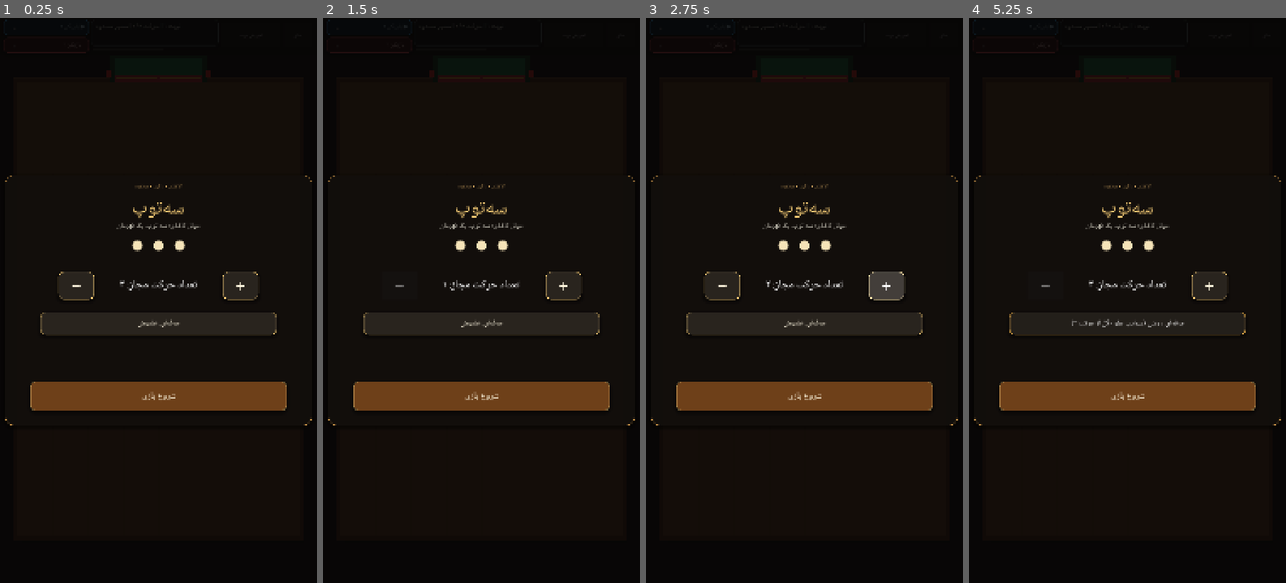
Above: before the commit, frames 1-4 (left to right).
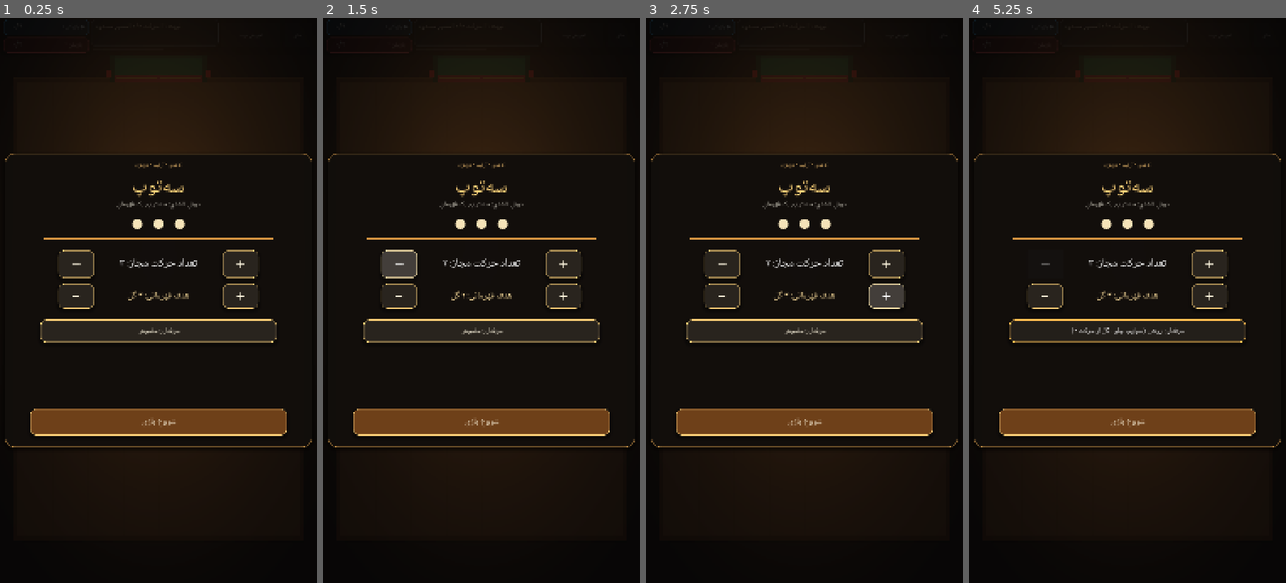
Above: after the commit, the same moments.

Repository: LifeLover-7/se-toop
Game: Godot game, scene res://main.tscn
Two runs of this game, one before a commit and one after it. Both use one fixed random seed, a clock stepped at 60 frames per second and the inputs below.
Inputs:
- Up to frame 1 (0.25 s): no input
- Up to frame 2 (1.5 s): click "−" at 0.5 s; click "−" at 1.25 s
- Up to frame 3 (2.75 s): click "+" at 2 s
- Up to frame 4 (5.25 s): click "+" at 2.75 s; click "تعویض نوبت" at 3.5 s; click "منو" at 4.25 s; click "حرفه‌ای: خاموش" at 5 s

The runs differ from the first frame. In frame 1, 12% of the frame differs, in the area x 1-99%, y 18-76%; in frame 2, 13%; in frame 3, 13%; in frame 4, 12%.

Commit message:
Polish Android controls, goal physics, and match settings
Co-authored-by: arena-agent <297053741+arena-agent@users.noreply.github.com>

Diff:
--- a/ci/native_pass_smoke.gd
+++ b/ci/native_pass_smoke.gd
@@ -51,5 +51,35 @@
 		push_error(failure)
 		quit(1)
 		return
-	print("Native Godot gap-pass smoke test passed: 200px spacing, no foul, one move consumed.")
+	var failures: Array[String] = []
+	if game.get_node_or_null("GoalBackstop") == null:
+		failures.append("Goal tunnel has no physical backstop")
+	game.winning_score = 2
+	game.scores[0] = 1
+	game._update_hud()
+	if game.p1_score_value.text != "۱/۲":
+		failures.append("Configurable score target is missing from the scoreboard")
+	game._finish_shot(3)
+	if game.state != 5:
+		failures.append("Match did not end at the configured score target")
+	game._handle_back_request()
+	if game.state != 0 or not game.menu_overlay.visible:
+		failures.append("Back request did not return to the game menu")
+	game._set_gate(true, true)
+	var goal_probe: RigidBody2D = game.balls[0]
+	goal_probe.global_position = Vector2(540, 180)
+	PhysicsServer2D.body_set_state(
+		goal_probe.get_rid(), PhysicsServer2D.BODY_STATE_TRANSFORM, goal_probe.global_transform)
+	goal_probe.linear_velocity = Vector2(0, -600)
+	goal_probe.sleeping = false
+	for _frame in range(20):
+		await physics_frame
+	if goal_probe.linear_velocity.y <= 0:
+		failures.append("Ball passed through the goal backstop instead of bouncing")
+	if not failures.is_empty():
+		for failure_message in failures:
+			push_error(failure_message)
+		quit(1)
+		return
+	print("Native smoke tests passed: pass, goal bounce, score target, and back navigation.")
 	quit(0)
--- a/main.gd
+++ b/main.gd
@@ -17,7 +17,9 @@
 const IMPULSE_MULTIPLIER := 10.0
 const STOP_SPEED_THRESHOLD := 12.0
 const LINEAR_DAMP := 2.0
-const WINNING_SCORE := 3
+const DEFAULT_WINNING_SCORE := 3
+const MIN_WINNING_SCORE := 1
+const MAX_WINNING_SCORE := 15
 const DEFAULT_MOVES_PER_TURN := 3
 const MIN_MOVES_PER_TURN := 1
 const MAX_MOVES_PER_TURN := 9
@@ -62,6 +64,7 @@
 var moves_per_turn := DEFAULT_MOVES_PER_TURN
 var configured_moves := DEFAULT_MOVES_PER_TURN
 var moves_left := DEFAULT_MOVES_PER_TURN
+var winning_score := DEFAULT_WINNING_SCORE
 var professional_mode := false
 
 # ---------------------------------------------------------------- نودها
@@ -114,6 +117,10 @@
 var move_count_label: Label
 var moves_down_button: Button
 var moves_up_button: Button
+var score_target_label: Label
+var score_down_button: Button
+var score_up_button: Button
+var exit_confirmation: ConfirmationDialog
 var start_game_button: Button
 var menu_button: Button
 var p1_score_label: Label
@@ -135,6 +142,7 @@
 # ---------------------------------------------------------------- چرخهٔ عمر
 func _ready() -> void:
 	randomize()
+	_load_winning_score()
 	_setup_camera()
 	_setup_audio()
 	_build_environment()
@@ -180,7 +188,7 @@
 	var labels: Array[Label] = [p1_score_label, p2_score_label, p1_score_value,
 		p2_score_value, turn_info_label, status_label, banner_label, toast_label,
 		menu_kicker, menu_title, menu_hint, menu_emblem, move_count_label,
-		tutorial_title, tutorial_text, tutorial_guide_demo]
+		score_target_label, tutorial_title, tutorial_text, tutorial_guide_demo]
 	for lbl in labels:
 		if lbl != null:
 			lbl.add_theme_font_override("font", sys_font)
@@ -190,6 +198,9 @@
 	moves_up_button.add_theme_font_override("font", sys_font)
 	start_game_button.add_theme_font_override("font", sys_font)
 	professional_button.add_theme_font_override("font", sys_font)
+	score_down_button.add_theme_font_override("font", sys_font)
+	score_up_button.add_theme_font_override("font", sys_font)
+	exit_confirmation.add_theme_font_override("font", sys_font)
 	tutorial_continue_button.add_theme_font_override("font", sys_font)
 
 func _setup_audio() -> void:
@@ -315,9 +326,14 @@
 	_add_wall(Vector2((left + right) * 0.5, bottom + t * 0.5), Vector2(right - left + t * 2.0, t))
 	_add_wall(Vector2((left + mouth_l) * 0.5, top - t * 0.5), Vector2(mouth_l - left + t, t))
 	_add_wall(Vector2((mouth_r + right) * 0.5, top - t * 0.5), Vector2(right - mouth_r + t, t))
-
-func _add_wall(center: Vector2, size: Vector2) -> void:
+	# دیوارهٔ پشتی تور؛ توپ بعد از گل از قاب دروازه خارج نمی‌شود.
+	_add_wall(Vector2(GOAL_RECT.get_center().x, GOAL_RECT.position.y - t * 0.5),
+		Vector2(GOAL_RECT.size.x, t), "GoalBackstop")
+
+func _add_wall(center: Vector2, size: Vector2, node_name: String = "") -> void:
 	var wall := StaticBody2D.new()
+	if node_name != "":
+		wall.name = node_name
 	wall.position = center
 	var col := CollisionShape2D.new()
 	var shape := RectangleShape2D.new()
@@ -346,6 +362,8 @@
 	_rect(GOAL_RECT.position - Vector2(16, 16), GOAL_RECT.size + Vector2(32, 18),
 		Color(0.07, 0.24, 0.15))
 	_rect(GOAL_RECT.position, GOAL_RECT.size, Color(0.11, 0.50, 0.29))
+	_rect(Vector2(GOAL_RECT.position.x, GOAL_RECT.position.y - WALL_THICKNESS),
+		Vector2(GOAL_RECT.size.x, WALL_THICKNESS), Color(0.13, 0.34, 0.23))
 
 	gate_led_left = _rect(Vector2(GOAL_RECT.position.x - 30, GOAL_RECT.position.y + 40),
 		Vector2(20, 20), Color(1.0, 0.15, 0.15))
@@ -555,6 +573,24 @@
 	menu_overlay.color = Color(0.025, 0.02, 0.018, 0.88)
 	menu_overlay.mouse_filter = Control.MOUSE_FILTER_STOP
 	hud_root.add_child(menu_overlay)
+	var glow_gradient := Gradient.new()
+	glow_gradient.colors = PackedColorArray([
+		Color(0.58, 0.34, 0.13, 0.42), Color(0.10, 0.07, 0.05, 0.0)
+	])
+	var glow_texture := GradientTexture2D.new()
+	glow_texture.gradient = glow_gradient
+	glow_texture.width = 512
+	glow_texture.height = 512
+	glow_texture.fill = GradientTexture2D.FILL_RADIAL
+	glow_texture.fill_from = Vector2(0.5, 0.42)
+	glow_texture.fill_to = Vector2(0.95, 0.95)
+	var glow_rect := TextureRect.new()
+	glow_rect.texture = glow_texture
+	glow_rect.expand_mode = TextureRect.EXPAND_IGNORE_SIZE
+	glow_rect.stretch_mode = TextureRect.STRETCH_SCALE
+	glow_rect.set_anchors_and_offsets_preset(Control.PRESET_FULL_RECT)
+	glow_rect.mouse_filter = Control.MOUSE_FILTER_IGNORE
+	menu_overlay.add_child(glow_rect)
 	menu_panel = Panel.new()
 	menu_panel.mouse_filter = Control.MOUSE_FILTER_STOP
 	menu_panel.add_theme_stylebox_override("panel", _panel_style(
@@ -582,6 +618,12 @@
 	moves_down_button.pressed.connect(_change_configured_moves.bind(-1))
 	moves_up_button = _new_button(menu_panel, "+")
 	moves_up_button.pressed.connect(_change_configured_moves.bind(1))
+	score_target_label = _label(menu_panel, Vector2.ZERO, 26, Color(1.0, 0.88, 0.62))
+	score_target_label.horizontal_alignment = HORIZONTAL_ALIGNMENT_CENTER
+	score_down_button = _new_button(menu_panel, "−")
+	score_down_button.pressed.connect(_change_winning_score.bind(-1))
+	score_up_button = _new_button(menu_panel, "+")
+	score_up_button.pressed.connect(_change_winning_score.bind(1))
 	professional_button = _new_button(menu_panel, "حرفه‌ای: خاموش")
 	professional_button.toggle_mode = true
 	professional_button.toggled.connect(_on_professional_toggled)
@@ -590,7 +632,17 @@
 	_style_button(professional_button, Color(0.16, 0.14, 0.12, 1.0))
 	_style_button(moves_down_button, Color(0.16, 0.14, 0.12, 1.0))
 	_style_button(moves_up_button, Color(0.16, 0.14, 0.12, 1.0))
+	_style_button(score_down_button, Color(0.16, 0.14, 0.12, 1.0))
+	_style_button(score_up_button, Color(0.16, 0.14, 0.12, 1.0))
 	start_game_button.pressed.connect(_on_start_game_pressed)
+
+	exit_confirmation = ConfirmationDialog.new()
+	exit_confirmation.title = "خروج از بازی؟"
+	exit_confirmation.dialog_text = "می‌خواهید از سه‌توپ خارج شوید؟"
+	exit_confirmation.ok_button_text = "خروج"
+	exit_confirmation.confirmed.connect(_on_exit_confirmed)
+	add_child(exit_confirmation)
+	exit_confirmation.get_cancel_button().text = "ماندن"
 
 	tutorial_overlay = ColorRect.new()
 	tutorial_overlay.color = Color(0.025, 0.02, 0.018, 0.92)
@@ -685,14 +737,14 @@
 		score_card_p1.size = Vector2(278, 44) * scale_ui
 		score_card_p2.position = origin + Vector2(16, 61) * scale_ui
 		score_card_p2.size = Vector2(278, 44) * scale_ui
-		_layout_label(p1_score_value, Rect2(origin + Vector2(24, 5) * scale_ui,
-			Vector2(48, 42) * scale_ui), roundi(31 * scale_ui))
-		_layout_label(p2_score_value, Rect2(origin + Vector2(24, 60) * scale_ui,
-			Vector2(48, 42) * scale_ui), roundi(31 * scale_ui))
-		_layout_label(p1_score_label, Rect2(origin + Vector2(78, 5) * scale_ui,
-			Vector2(205, 42) * scale_ui), roundi(19 * scale_ui))
-		_layout_label(p2_score_label, Rect2(origin + Vector2(78, 60) * scale_ui,
-			Vector2(205, 42) * scale_ui), roundi(19 * scale_ui))
+		_layout_label(p1_score_value, Rect2(origin + Vector2(22, 5) * scale_ui,
+			Vector2(76, 42) * scale_ui), roundi(26 * scale_ui))
+		_layout_label(p2_score_value, Rect2(origin + Vector2(22, 60) * scale_ui,
+			Vector2(76, 42) * scale_ui), roundi(26 * scale_ui))
+		_layout_label(p1_score_label, Rect2(origin + Vector2(102, 5) * scale_ui,
+			Vector2(181, 42) * scale_ui), roundi(19 * scale_ui))
+		_layout_label(p2_score_label, Rect2(origin + Vector2(102, 60) * scale_ui,
+			Vector2(181, 42) * scale_ui), roundi(19 * scale_ui))
 		top_info_card.position = origin + Vector2(315, 5) * scale_ui
 		top_info_card.size = Vector2(650, 102) * scale_ui
 		_layout_label(turn_info_label, Rect2(origin + Vector2(335, 7) * scale_ui,
@@ -714,14 +766,14 @@
 		score_card_p1.size = Vector2(292, 53) * scale_ui
 		score_card_p2.position = origin + Vector2(12, 66) * scale_ui
 		score_card_p2.size = Vector2(292, 53) * scale_ui
-		_layout_label(p1_score_value, Rect2(origin + Vector2(22, 5) * scale_ui,
-			Vector2(58, 51) * scale_ui), roundi(36 * scale_ui))
-		_layout_label(p2_score_value, Rect2(origin + Vector2(22, 66) * scale_ui,
-			Vector2(58, 51) * scale_ui), roundi(36 * scale_ui))
-		_layout_label(p1_score_label, Rect2(origin + Vector2(86, 5) * scale_ui,
-			Vector2(207, 51) * scale_ui), roundi(22 * scale_ui))
-		_layout_label(p2_score_label, Rect2(origin + Vector2(86, 66) * scale_ui,
-			Vector2(207, 51) * scale_ui), roundi(22 * scale_ui))
+		_layout_label(p1_score_value, Rect2(origin + Vector2(20, 5) * scale_ui,
+			Vector2(82, 51) * scale_ui), roundi(27 * scale_ui))
+		_layout_label(p2_score_value, Rect2(origin + Vector2(20, 66) * scale_ui,
+			Vector2(82, 51) * scale_ui), roundi(27 * scale_ui))
+		_layout_label(p1_score_label, Rect2(origin + Vector2(108, 5) * scale_ui,
+			Vector2(184, 51) * scale_ui), roundi(20 * scale_ui))
+		_layout_label(p2_score_label, Rect2(origin + Vector2(108, 66) * scale_ui,
+			Vector2(184, 51) * scale_ui), roundi(20 * scale_ui))
 		top_info_card.position = origin + Vector2(310, 5) * scale_ui
 		top_info_card.size = Vector2(435, 92) * scale_ui
 		_layout_label(turn_info_label, Rect2(origin + Vector2(326, 8) * scale_ui,
@@ -747,7 +799,7 @@
 func _layout_menu(view_size: Vector2, landscape: bool) -> void:
 	menu_overlay.position = Vector2.ZERO
 	menu_overlay.size = view_size
-	var panel_ref := Vector2(980, 660) if landscape else Vector2(860, 700)
+	var panel_ref := Vector2(980, 790) if landscape else Vector2(860, 820)
 	var panel_scale := minf((view_size.x - 32) / panel_ref.x,
 		(view_size.y - 32) / panel_ref.y)
 	panel_scale = maxf(panel_scale, 0.35)
@@ -772,13 +824,24 @@
 	moves_up_button.size = Vector2(100, 78) * panel_scale
 	moves_down_button.add_theme_font_size_override("font_size", roundi(36 * panel_scale))
 	moves_up_button.add_theme_font_size_override("font_size", roundi(36 * panel_scale))
-	professional_button.position = Vector2(100, 382) * panel_scale
+	var score_row_y := 366.0
+	score_target_label.position = Vector2((panel_ref.x - 360) * 0.5, score_row_y) * panel_scale
+	score_target_label.size = Vector2(360, 64) * panel_scale
+	score_target_label.add_theme_font_size_override("font_size", roundi(25 * panel_scale))
+	score_down_button.position = Vector2((panel_ref.x - 560) * 0.5, score_row_y - 2) * panel_scale
+	score_down_button.size = Vector2(100, 68) * panel_scale
+	score_up_button.position = Vector2(panel_ref.x - (panel_ref.x - 560) * 0.5 - 100,
+		score_row_y - 2) * panel_scale
+	score_up_button.size = Vector2(100, 68) * panel_scale
+	score_down_button.add_theme_font_size_override("font_size", roundi(32 * panel_scale))
+	score_up_button.add_theme_font_size_override("font_size", roundi(32 * panel_scale))
+	professional_button.position = Vector2(100, 464) * panel_scale
 	professional_button.size = Vector2(panel_ref.x - 200, 64) * panel_scale
 	professional_button.add_theme_font_size_override("font_size", roundi(20 * panel_scale))
 	professional_button.text = "حرفه‌ای: روشن (سوایپ جلو · گل از حرکت ۳)" \
 		if professional_mode else "حرفه‌ای: خاموش"
-	start_game_button.position = Vector2(72, panel_ref.y - 124) * panel_scale
-	start_game_button.size = Vector2(panel_ref.x - 144, 82) * panel_scale
+	start_game_button.position = Vector2(72, panel_ref.y - 108) * panel_scale
+	start_game_button.size = Vector2(panel_ref.x - 144, 74) * panel_scale
 	start_game_button.add_theme_font_size_override("font_size", roundi(25 * panel_scale))
 	menu_title.text = "سه‌توپ"
 	_update_move_count_label()
@@ -810,17 +873,40 @@
 func _minimum_configured_moves() -> int:
 	return PROFESSIONAL_MIN_MOVES if professional_mode else MIN_MOVES_PER_TURN
 
+func _load_winning_score() -> void:
+	var settings := ConfigFile.new()
+	if settings.load(USER_SETTINGS_PATH) == OK:
+		winning_score = clampi(settings.get_value("game", "winning_score", DEFAULT_WINNING_SCORE),
+			MIN_WINNING_SCORE, MAX_WINNING_SCORE)
+
+func _save_winning_score() -> void:
+	var settings := ConfigFile.new()
+	settings.load(USER_SETTINGS_PATH)
+	settings.set_value("game", "winning_score", winning_score)
+	settings.save(USER_SETTINGS_PATH)
+
 func _update_move_count_label() -> void:
 	if move_count_label != null:
 		move_count_label.text = "تعداد حرکت مجاز: %s" % _fa(configured_moves)
+	if score_target_label != null:
+		score_target_label.text = "هدف قهرمانی: %s گل" % _fa(winning_score)
 	if moves_down_button != null:
 		moves_down_button.disabled = configured_moves <= _minimum_configured_moves()
 	if moves_up_button != null:
 		moves_up_button.disabled = configured_moves >= MAX_MOVES_PER_TURN
+	if score_down_button != null:
+		score_down_button.disabled = winning_score <= MIN_WINNING_SCORE
+	if score_up_button != null:
+		score_up_button.disabled = winning_score >= MAX_WINNING_SCORE
 
 func _change_configured_moves(amount: int) -> void:
 	configured_moves = clampi(configured_moves + amount,
 		_minimum_configured_moves(), MAX_MOVES_PER_TURN)
+	_update_move_count_label()
+
+func _change_winning_score(amount: int) -> void:
+	winning_score = clampi(winning_score + amount, MIN_WINNING_SCORE, MAX_WINNING_SCORE)
+	_save_winning_score()
 	_update_move_count_label()
 
 func _show_main_menu() -> void:
@@ -1038,7 +1124,30 @@
 func _switch_turn() -> void:
 	_start_turn(2 if current_player == 1 else 1)
 
+func _notification(what: int) -> void:
+	if what == NOTIFICATION_WM_GO_BACK_REQUEST:
+		_handle_back_request()
+
+func _handle_back_request() -> void:
+	if exit_confirmation != null and exit_confirmation.visible:
+		return
+	if tutorial_overlay != null and tutorial_overlay.visible:
+		tutorial_overlay.visible = false
+		menu_overlay.visible = true
+		state = GameState.MENU
+	elif state != GameState.MENU:
+		_show_main_menu()
+	elif exit_confirmation != null:
+		exit_confirmation.popup_centered()
+
+func _on_exit_confirmed() -> void:
+	get_tree().quit()
+
 func _input(event: InputEvent) -> void:
+	if event is InputEventKey and event.is_action_pressed("ui_cancel"):
+		_handle_back_request()
+		get_viewport().set_input_as_handled()
+		return
 	# تا وقتی سیستم لمسی را به ماوس تبدیل نکرده، کلیک ماوس هم پذیرفته می‌شود
 	var pointing := event is InputEventScreenTouch or event is InputEventMouseButton \
 		or event is InputEventScreenDrag or event is InputEventMouseMotion
@@ -1380,7 +1489,7 @@
 			_trigger_shake(14.0)
 			_play_sfx(440.0, 900.0, 0.24)
 			_update_hud()
-			if scores[current_player - 1] >= WINNING_SCORE:
+			if scores[current_player - 1] >= winning_score:
 				state = GameState.MATCH_OVER
 				status_label.text = "بازیکن %s برنده شد!" % _fa(current_player)
 				_show_banner("قهرمان: بازیکن %s" % _fa(current_player), Color(0.3, 1.0, 0.5))
@@ -1433,8 +1542,8 @@
 	var mark2 := "▶ " if current_player == 2 else "   "
 	p1_score_label.text = "%sبازیکن ۱" % mark1
 	p2_score_label.text = "%sبازیکن ۲" % mark2
-	p1_score_value.text = _fa(scores[0])
-	p2_score_value.text = _fa(scores[1])
+	p1_score_value.text = "%s/%s" % [_fa(scores[0]), _fa(winning_score)]
+	p2_score_value.text = "%s/%s" % [_fa(scores[1]), _fa(winning_score)]
 
 	var gate_txt := "آزاد" if gate_open else "مسدود"
 	turn_info_label.text = "نوبت %s | حرکت %s/%s | مسیر %s" % [
